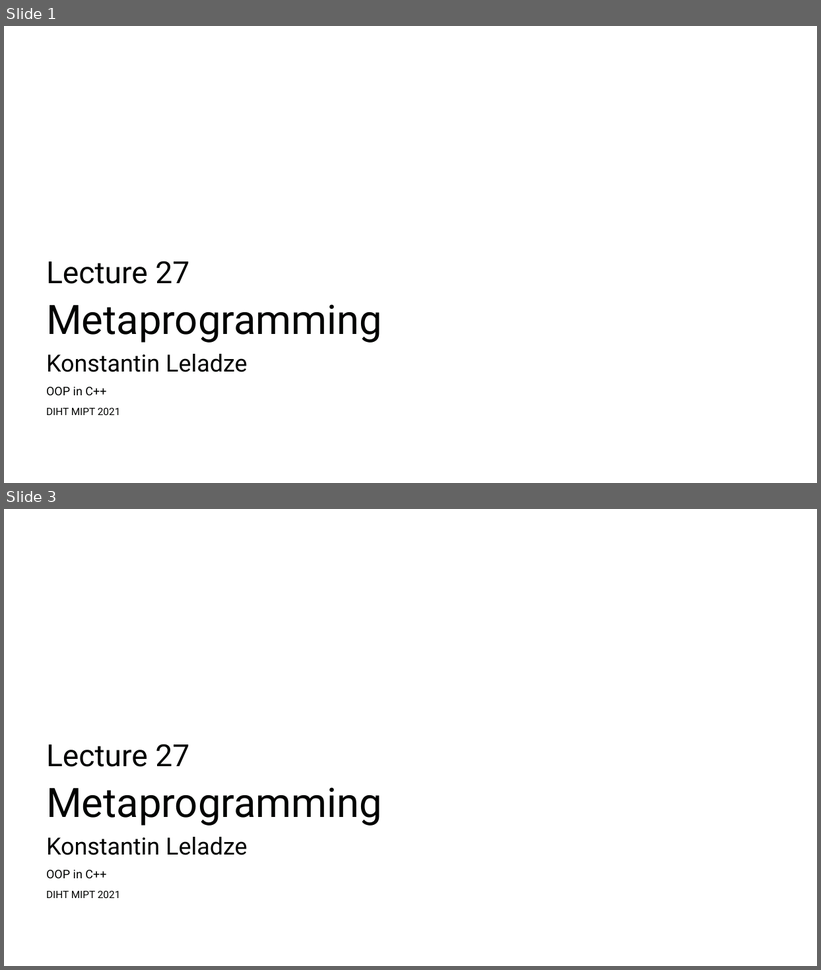
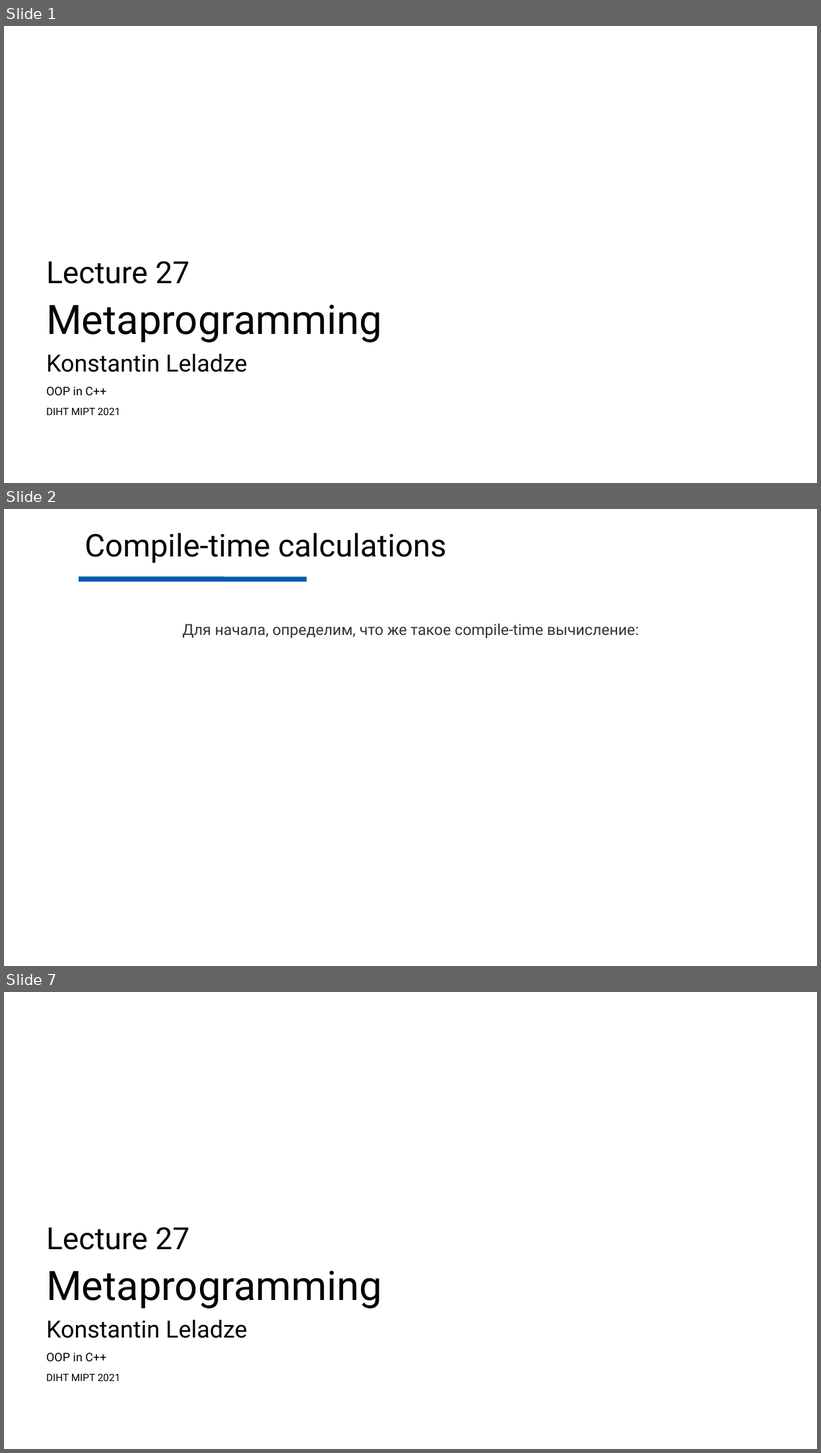
Before and after one commit to Costello1329/cpp-mipt-2021, a slide deck: lectures/lecture-27/draft.pptx. Shown one above the other, each under a label of ours: slides 1 and 3 before the commit, slides 1, 2 and 7 after it; the slides between them are not shown. The pictures are 821x970 and 821x1453 pixels, drawn with LibreOffice and Linux fonts; fonts in the diff are those of the drawing; background and template pictures are left out. Boxes give left, top, right and bottom in pixels: in the first picture for what was removed or moved away, otherwise in the second. Text is boxed around its words. In the diff, an @@ line names an element or a change of style, - is before the commit and + after.

```diff
--- a/lectures/lecture-27/draft.pptx
+++ b/lectures/lecture-27/draft.pptx
@@ slide 2 added at box(4, 509, 817, 966), background #FEFEFE @@
@@ text added at box(85, 533, 446, 563), 37 pt, text #020302 @@
+Compile-time calculations
@@ line added from (79, 579) to (306, 579), #015DAC 6 pt @@
@@ text added at box(182, 623, 639, 638), 18 pt, text #323332 @@
+Для начала, определим, что же такое compile-time вычисление:
@@ what was slide 3 is now slide 7 @@
```
Also in this commit, not shown: 4 other slides added, 1 slide removed.
